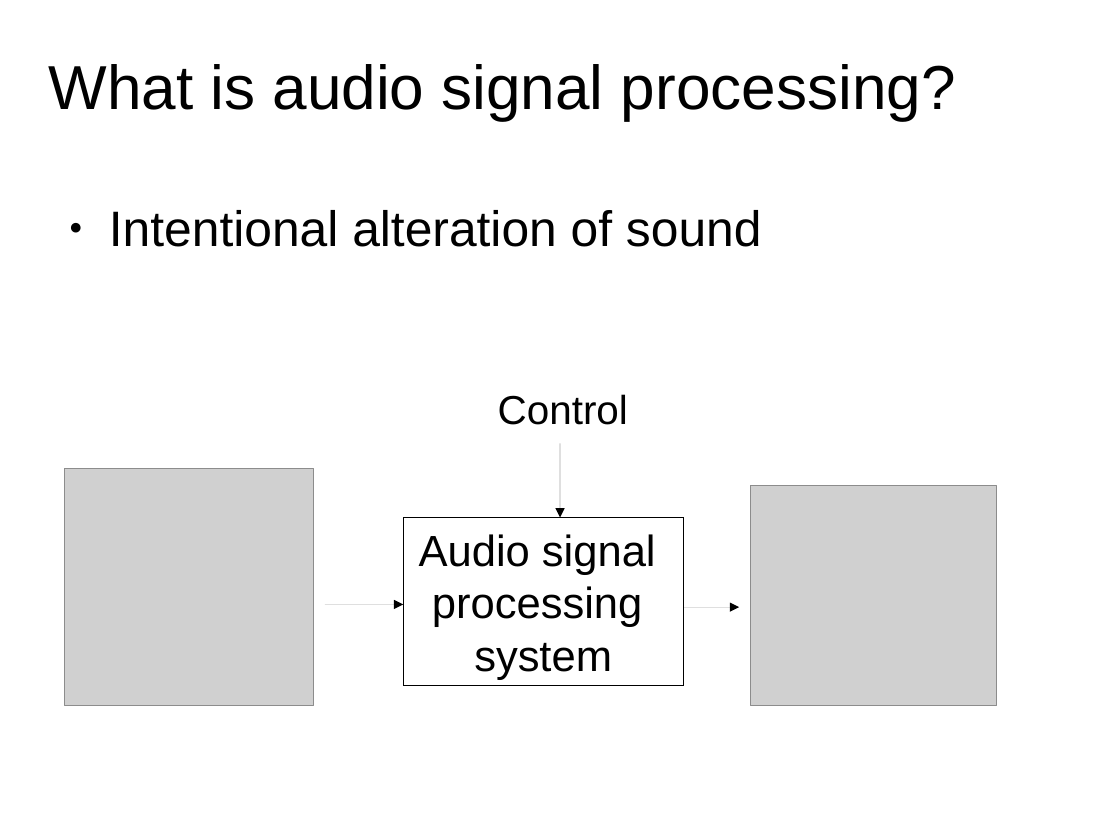
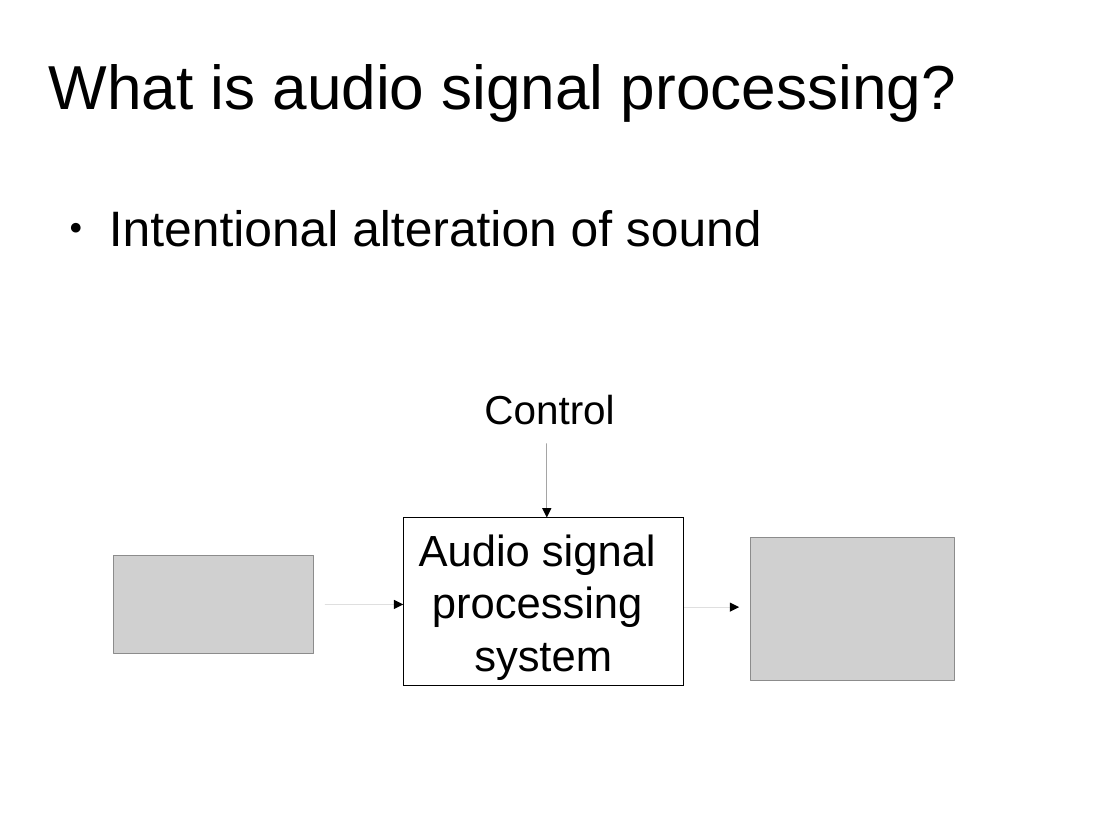
Before and after one commit to MTG/sms-tools, a slide deck: slide 3 of lectures/1-Introduction/Intro-to-DSP.odp. Drawn at 1120x840 pixels with LibreOffice and Linux fonts; fonts in the diff are those of the drawing; grey boxes stand for pictures. Boxes give left, top, right and bottom in pixels: in the first picture for what was removed or moved away, otherwise in the second. Text is boxed around its words. In the diff, an @@ line names an element or a change of style, - is before the commit and + after.

```diff
--- a/lectures/1-Introduction/Intro-to-DSP.odp
+++ b/lectures/1-Introduction/Intro-to-DSP.odp
@@ text "Control": place and size @@
-text "Control" at [498, 394, 628, 425]
+text "Control" at [484, 394, 614, 425]
@@ arrow moved from (560, 444) - (560, 517) to (547, 444) - (547, 517) @@
@@ picture: place and size @@
-picture at [750, 486, 997, 706]
+picture at [750, 538, 954, 681]
@@ picture: place and size @@
-picture at [64, 468, 314, 706]
+picture at [114, 556, 314, 654]
```
Also in this commit, not shown: 7 other slides changed, 2 slides removed, 20 other files.
